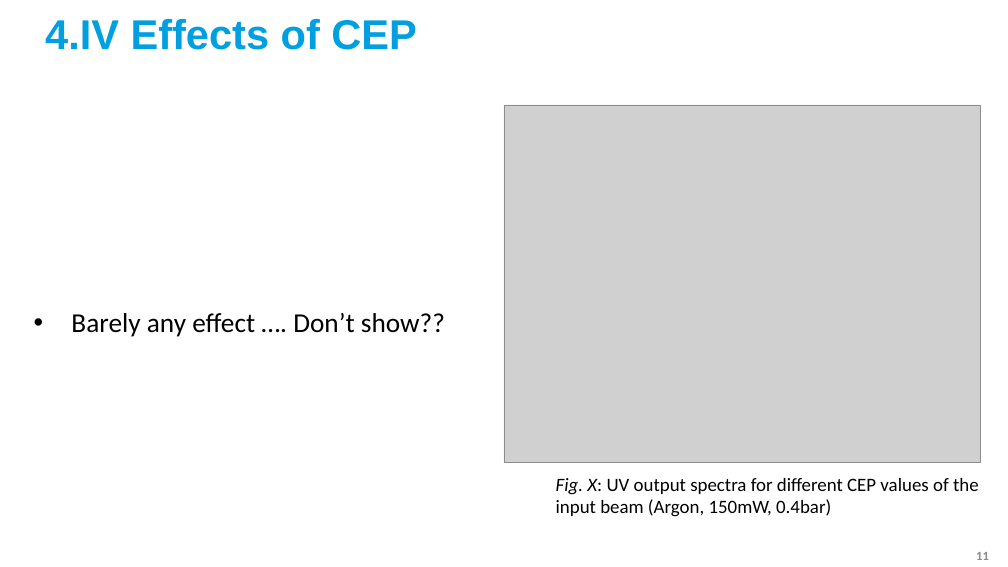
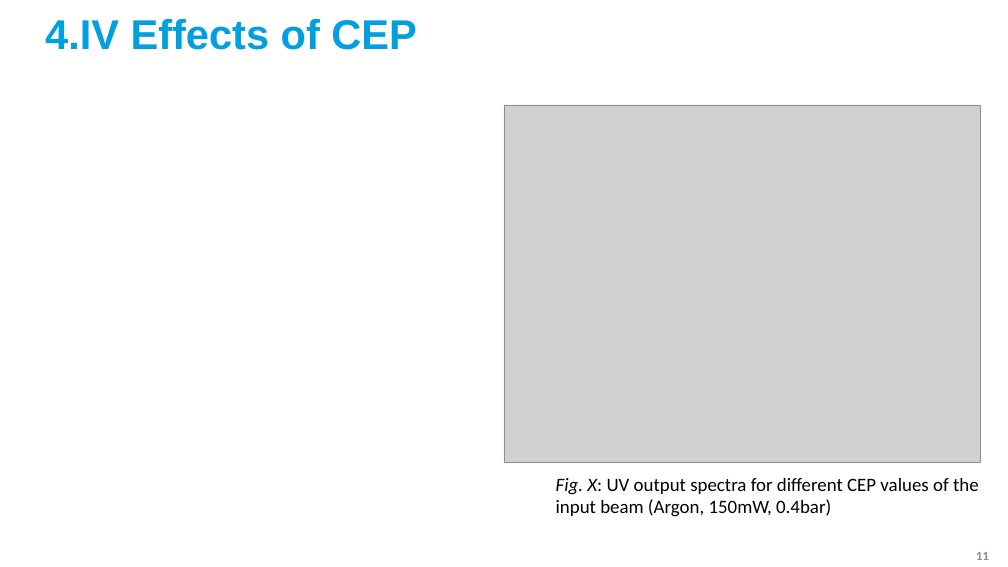
Before and after one commit to david-f-amorim/Simulating-THG-of-few-femtosecond-pulses-in-a-noble-gas-, a slide deck: slide 11 of presentations/DESY - Final Presentation (fixed).pptx. Drawn at 1008x567 pixels with LibreOffice and Linux fonts; fonts in the diff are those of the drawing; grey boxes stand for pictures; background and template pictures are left out. Boxes give left, top, right and bottom in pixels: in the first picture for what was removed or moved away, otherwise in the second. Text is boxed around its words. In the diff, an @@ line names an element or a change of style, - is before the commit and + after.

```diff
--- a/presentations/DESY - Final Presentation (fixed).pptx
+++ b/presentations/DESY - Final Presentation (fixed).pptx
@@ text removed at <box>71,313,445,337</box> @@
-• Barely any effect …. Don’t show??
```
Also in this commit, not shown: 10 other slides changed, 1 slide removed, 59 other files.
